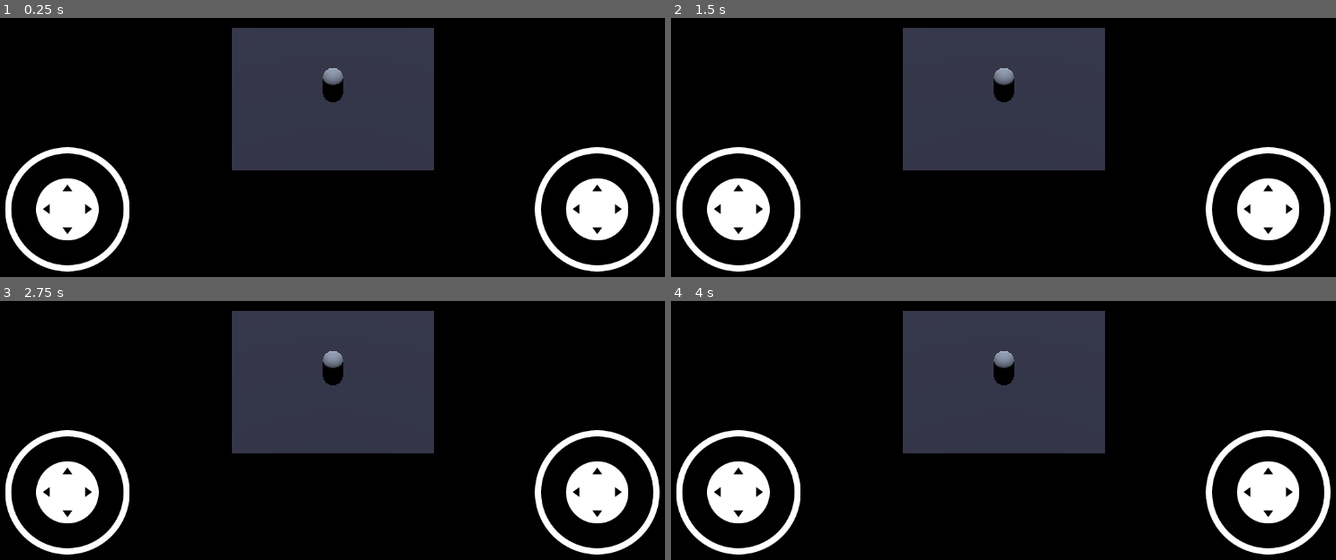
Above: before the commit, frames 1-4 (two rows, left to right).
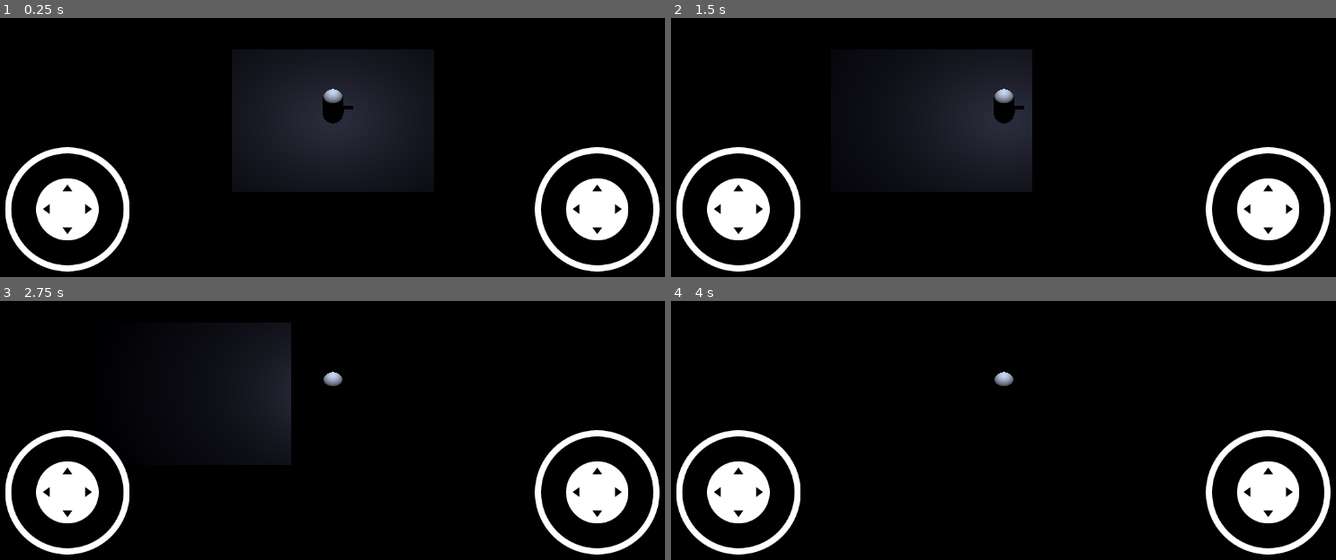
Above: after the commit, the same moments.

Repository: Adamekka/bullets-vs-bullets
Game: Godot game, scene res://scenes/main.tscn
The game is run twice, just before and just after one commit, with the same random seed, the same clock (stepped at 60 frames per second) and the same inputs.
Inputs (mouse positions are in pixels of both pictures, inside the frame that each line leads up to):
- Up to frame 1 (0.25 s): no input
- Up to frame 2 (1.5 s): tap Enter at 0.5 s; move the mouse to (1163, 85) at 0.52 s; hold D (ui_right, bound only after the commit) 0.53-1.25 s; click (1163, 85) at 0.67 s; drag from (857, 126) to (970, 186) at 1.27 s
- Up to frame 3 (2.75 s): tap Space at 2 s; move the mouse to (outside the picture) at 2.02 s; hold D (ui_right, bound only after the commit) from 2.03 s (still down)
- Up to frame 4 (4 s): release D (ui_right, bound only after the commit) at 2.75 s; drag from (970, 469) to (790, 329) at 2.77 s; tap Enter at 3.5 s; move the mouse to (1216, 448) at 3.52 s; hold A (ui_left, bound only after the commit) from 3.53 s (still down)

The runs differ from the first frame. In frame 1, 17% of the frame differs, in the area x 34-66%, y 3-68%; in frame 2, 17%, in the area x 32-66%, y 3-68%; in frame 3, 17%; in frame 4, 17%.

Commit message:
feat: gun, player rotation, light

Diff:
--- /dev/null
+++ b/entities/player/gun.gd
@@ -0,0 +1,8 @@
+extends Node3D
+
+
+func _physics_process(_delta: float):
+	var input_dir: Vector2 = Input.get_vector("shoot_left", "shoot_right", "shoot_down", "shoot_up")
+	if input_dir:
+		var angle: float = input_dir.angle()
+		rotation.y = angle
--- a/entities/player/player.gd
+++ b/entities/player/player.gd
@@ -6,7 +6,7 @@
 var gravity = ProjectSettings.get_setting("physics/3d/default_gravity")
 
 
-func _physics_process(delta):
+func _physics_process(delta: float):
 	# Gravity
 	if !is_on_floor():
 		velocity.y -= gravity * delta
--- a/entities/player/player.tscn
+++ b/entities/player/player.tscn
@@ -1,6 +1,9 @@
-[gd_scene load_steps=4 format=3 uid="uid://bp54yu83v5w6u"]
+[gd_scene load_steps=7 format=3 uid="uid://bp54yu83v5w6u"]
 
+[ext_resource type="Script" path="res://entities/player/player.gd" id="1_cp50k"]
 [ext_resource type="Material" uid="uid://tkblt278yqwn" path="res://entities/player/player_material.tres" id="1_v7fis"]
+[ext_resource type="PackedScene" uid="uid://clkxuno1arvdh" path="res://entities/player/gun.glb" id="2_vd5ih"]
+[ext_resource type="Script" path="res://entities/player/gun.gd" id="4_mvwie"]
 
 [sub_resource type="CapsuleShape3D" id="CapsuleShape3D_r13g7"]
 
@@ -8,14 +11,27 @@
 material = ExtResource("1_v7fis")
 
 [node name="Player" type="CharacterBody3D"]
-
-[node name="Camera" type="Camera3D" parent="."]
-transform = Transform3D(1, -5.95416e-16, 2.46629e-16, 2.4663e-16, 0.707107, 0.707107, -5.95416e-16, -0.707107, 0.707107, 2.08165e-12, 8.51447, 10)
-projection = 1
-size = 20.0
+script = ExtResource("1_cp50k")
 
 [node name="Collision" type="CollisionShape3D" parent="."]
 shape = SubResource("CapsuleShape3D_r13g7")
 
 [node name="Mesh" type="MeshInstance3D" parent="."]
 mesh = SubResource("CapsuleMesh_kl0fs")
+
+[node name="Gun" type="Node3D" parent="."]
+script = ExtResource("4_mvwie")
+
+[node name="FlashLight" type="SpotLight3D" parent="Gun"]
+transform = Transform3D(1.19249e-08, -3.48787e-16, -1, 3.48787e-16, 1, -3.48787e-16, 1, -3.48787e-16, 1.19249e-08, 1.37253, 0.115051, 0.200806)
+light_energy = 32.0
+spot_range = 24.0
+spot_angle = 80.0
+
+[node name="OmniLight" type="OmniLight3D" parent="Gun"]
+transform = Transform3D(1, 1.27176e-05, -5.98438e-06, -1.27175e-05, 1, 1.03474e-05, 5.98451e-06, -1.03473e-05, 1, 2.08165e-12, 2, 2.08165e-12)
+light_energy = 2.0
+omni_range = 16.0
+
+[node name="Mesh" parent="Gun" instance=ExtResource("2_vd5ih")]
+transform = Transform3D(-0.1, 3.48787e-17, -1.50996e-08, 3.48787e-17, 0.1, -3.48787e-17, 1.50996e-08, -3.48787e-17, -0.1, 0.7, 0.205, 0.3)
--- a/models/floor.tscn
+++ b/models/floor.tscn
@@ -1,6 +1,6 @@
 [gd_scene load_steps=5 format=3 uid="uid://cpv6u8xsgag2s"]
 
-[ext_resource type="Material" uid="uid://c7o02oryteqtl" path="res://scenes/floor_material.tres" id="1_ui26j"]
+[ext_resource type="Material" uid="uid://c7o02oryteqtl" path="res://models/floor_material.tres" id="1_ui26j"]
 
 [sub_resource type="PhysicsMaterial" id="PhysicsMaterial_70m5f"]
 
--- a/project.godot
+++ b/project.godot
@@ -15,6 +15,57 @@
 config/features=PackedStringArray("4.2", "Mobile")
 config/icon="res://icon.svg"
 
+[input]
+
+ui_left={
+"deadzone": 0.5,
+"events": [Object(InputEventKey,"resource_local_to_scene":false,"resource_name":"","device":-1,"window_id":0,"alt_pressed":false,"shift_pressed":false,"ctrl_pressed":false,"meta_pressed":false,"pressed":false,"keycode":65,"physical_keycode":0,"key_label":0,"unicode":97,"echo":false,"script":null)
+, Object(InputEventJoypadButton,"resource_local_to_scene":false,"resource_name":"","device":0,"button_index":13,"pressure":0.0,"pressed":false,"script":null)
+, Object(InputEventJoypadMotion,"resource_local_to_scene":false,"resource_name":"","device":0,"axis":0,"axis_value":-1.0,"script":null)
+]
+}
+ui_right={
+"deadzone": 0.5,
+"events": [Object(InputEventKey,"resource_local_to_scene":false,"resource_name":"","device":-1,"window_id":0,"alt_pressed":false,"shift_pressed":false,"ctrl_pressed":false,"meta_pressed":false,"pressed":false,"keycode":68,"physical_keycode":0,"key_label":0,"unicode":100,"echo":false,"script":null)
+, Object(InputEventJoypadButton,"resource_local_to_scene":false,"resource_name":"","device":0,"button_index":14,"pressure":0.0,"pressed":false,"script":null)
+, Object(InputEventJoypadMotion,"resource_local_to_scene":false,"resource_name":"","device":0,"axis":0,"axis_value":1.0,"script":null)
+]
+}
+ui_up={
+"deadzone": 0.5,
+"events": [Object(InputEventKey,"resource_local_to_scene":false,"resource_name":"","device":-1,"window_id":0,"alt_pressed":false,"shift_pressed":false,"ctrl_pressed":false,"meta_pressed":false,"pressed":false,"keycode":87,"physical_keycode":0,"key_label":0,"unicode":119,"echo":false,"script":null)
+, Object(InputEventJoypadButton,"resource_local_to_scene":false,"resource_name":"","device":0,"button_index":11,"pressure":0.0,"pressed":false,"script":null)
+, Object(InputEventJoypadMotion,"resource_local_to_scene":false,"resource_name":"","device":0,"axis":1,"axis_value":-1.0,"script":null)
+]
+}
+ui_down={
+"deadzone": 0.5,
+"events": [Object(InputEventKey,"resource_local_to_scene":false,"resource_name":"","device":-1,"window_id":0,"alt_pressed":false,"shift_pressed":false,"ctrl_pressed":false,"meta_pressed":false,"pressed":false,"keycode":83,"physical_keycode":0,"key_label":0,"unicode":115,"echo":false,"script":null)
+, Object(InputEventJoypadButton,"resource_local_to_scene":false,"resource_name":"","device":0,"button_index":12,"pressure":0.0,"pressed":false,"script":null)
+, Object(InputEventJoypadMotion,"resource_local_to_scene":false,"resource_name":"","device":0,"axis":1,"axis_value":1.0,"script":null)
+]
+}
+shoot_down={
+"deadzone": 0.5,
+"events": [null, Object(InputEventKey,"resource_local_to_scene":false,"resource_name":"","device":-1,"window_id":0,"alt_pressed":false,"shift_pressed":false,"ctrl_pressed":false,"meta_pressed":false,"pressed":false,"keycode":0,"physical_keycode":4194322,"key_label":0,"unicode":0,"echo":false,"script":null)
+]
+}
+shoot_left={
+"deadzone": 0.5,
+"events": [Object(InputEventKey,"resource_local_to_scene":false,"resource_name":"","device":-1,"window_id":0,"alt_pressed":false,"shift_pressed":false,"ctrl_pressed":false,"meta_pressed":false,"pressed":false,"keycode":0,"physical_keycode":4194319,"key_label":0,"unicode":0,"echo":false,"script":null)
+]
+}
+shoot_right={
+"deadzone": 0.5,
+"events": [Object(InputEventKey,"resource_local_to_scene":false,"resource_name":"","device":-1,"window_id":0,"alt_pressed":false,"shift_pressed":false,"ctrl_pressed":false,"meta_pressed":false,"pressed":false,"keycode":0,"physical_keycode":4194321,"key_label":0,"unicode":0,"echo":false,"script":null)
+]
+}
+shoot_up={
+"deadzone": 0.5,
+"events": [Object(InputEventKey,"resource_local_to_scene":false,"resource_name":"","device":-1,"window_id":0,"alt_pressed":false,"shift_pressed":false,"ctrl_pressed":false,"meta_pressed":false,"pressed":false,"keycode":0,"physical_keycode":4194320,"key_label":0,"unicode":0,"echo":false,"script":null)
+]
+}
+
 [input_devices]
 
 pointing/emulate_touch_from_mouse=true
--- /dev/null
+++ b/scenes/camera.gd
@@ -0,0 +1,11 @@
+extends Camera3D
+
+@export var target: Node3D
+
+
+func _process(_delta: float):
+	if target:
+		var pos: Vector3 = target.position
+		pos.y += 10
+		pos.z += 10
+		position = pos
--- a/scenes/main.tscn
+++ b/scenes/main.tscn
@@ -1,19 +1,22 @@
 [gd_scene load_steps=5 format=3 uid="uid://3tiofbb7f7ht"]
 
 [ext_resource type="PackedScene" uid="uid://cpv6u8xsgag2s" path="res://models/floor.tscn" id="1_4meee"]
+[ext_resource type="Script" path="res://scenes/camera.gd" id="1_e16l5"]
 [ext_resource type="PackedScene" uid="uid://bp54yu83v5w6u" path="res://entities/player/player.tscn" id="1_eg6qm"]
 [ext_resource type="PackedScene" uid="uid://ccoisav5hixwy" path="res://ui/ui.tscn" id="3_m1y6n"]
-[ext_resource type="Script" path="res://entities/player/player.gd" id="3_r5773"]
 
 [node name="main" type="Node3D"]
 
+[node name="Camera" type="Camera3D" parent="." node_paths=PackedStringArray("target")]
+transform = Transform3D(1, -5.95416e-16, 2.46629e-16, 2.4663e-16, 0.707107, 0.707107, -5.95416e-16, -0.707107, 0.707107, 2.08165e-12, 8.5, 10)
+projection = 1
+size = 20.0
+script = ExtResource("1_e16l5")
+target = NodePath("../Player")
+
 [node name="Floor" parent="." instance=ExtResource("1_4meee")]
 
-[node name="Light" type="DirectionalLight3D" parent="."]
-transform = Transform3D(1, -6.97574e-16, -1.5246e-23, -1.5246e-23, -4.37114e-08, 1, -6.97574e-16, -1, -4.37114e-08, 2.08165e-12, 10, 2.08165e-12)
-
 [node name="Player" parent="." instance=ExtResource("1_eg6qm")]
-transform = Transform3D(1, 0, 0, 0, 1, 0, 0, 0, 1, 2.08165e-12, 1, 2.08165e-12)
-script = ExtResource("3_r5773")
+transform = Transform3D(1, -3.48787e-16, 3.48787e-16, 3.48787e-16, 1, -3.48787e-16, -3.48787e-16, 3.48787e-16, 1, 2.08165e-12, 1, 2.08165e-12)
 
 [node name="UI" parent="." instance=ExtResource("3_m1y6n")]
Binary file added: entities/player/gun.glb
Not shown, added: entities/player/gun.glb.import
Renamed: scenes/floor_material.tres -> models/floor_material.tres
Not shown, added: entities/player/gun.blend
